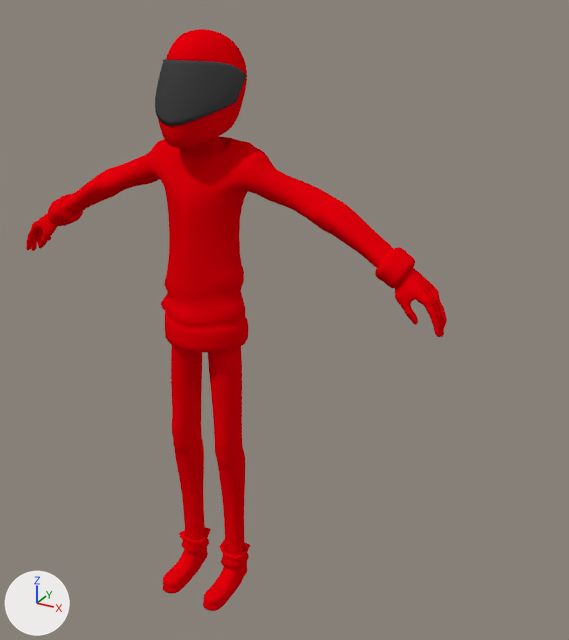
One commit to the Blender file FILM/Scene05_Soiree/Anim/AnimDanse/Danse.blend: the scene before it, then after it.
One viewpoint serves both versions: a camera (50 mm lens) standing at (1.199, -1.724, 1.804) and looking at (0.208, 0.079, 0.902). The axes (+X, +Y, +Z) are drawn at lower left. The lights are the same throughout.

In view in the first picture: 'PizzaYolo_Hands', 'PizzaYolo_Pull', 'PizzaYolo_Shoes', 'PizzaYolo_casque', 'Pizzayolo_Leg'.
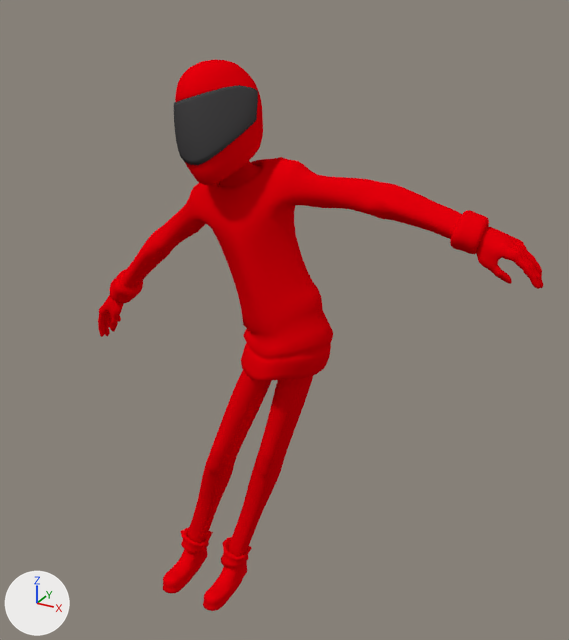
Commit message: Anim coquelicot
Ajout de l'anim du coquelicotWIP

The newer file adds an action. The first version stands in its rest pose; the second is drawn at frame 25 of the action 'danse_du_coquelicot'.

The change in detail:
Bone 'torso' (bone_torso) moves from (0.0, 0.0, 0.0) to (0.324, 0.012, -0.039).
Bone 'torso' (bone_torso) turns from (0, 0, 0) to (6, -17, 0) degrees about its own x, y and z.

Location of each change, (x1, y1, x2, y2) in pixels of the pictures (569 x 640 px):
'PizzaYolo_Pull', posed: before (48, 136, 415, 352); after (110, 157, 489, 381)
'Pizzayolo_Leg', posed: before (171, 345, 250, 567); after (181, 370, 313, 567)
'PizzaYolo_casque', posed: before (155, 29, 247, 147); after (174, 60, 263, 185)
'PizzaYolo_Hands', posed (10% shorter): before (26, 213, 447, 337); after (98, 226, 543, 337)
